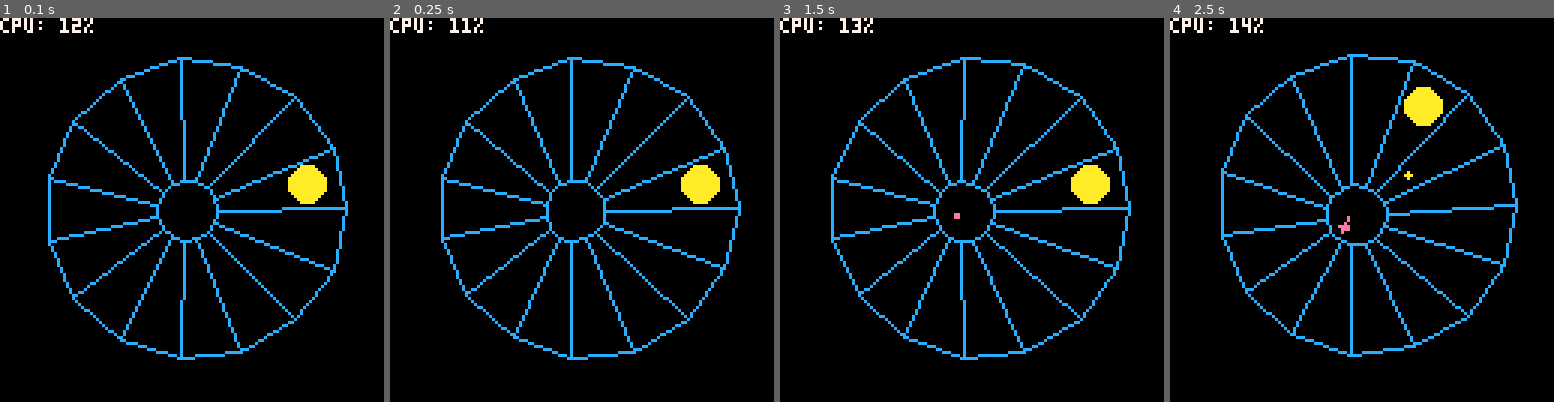
Above: before the commit, frames 1-4 (left to right).
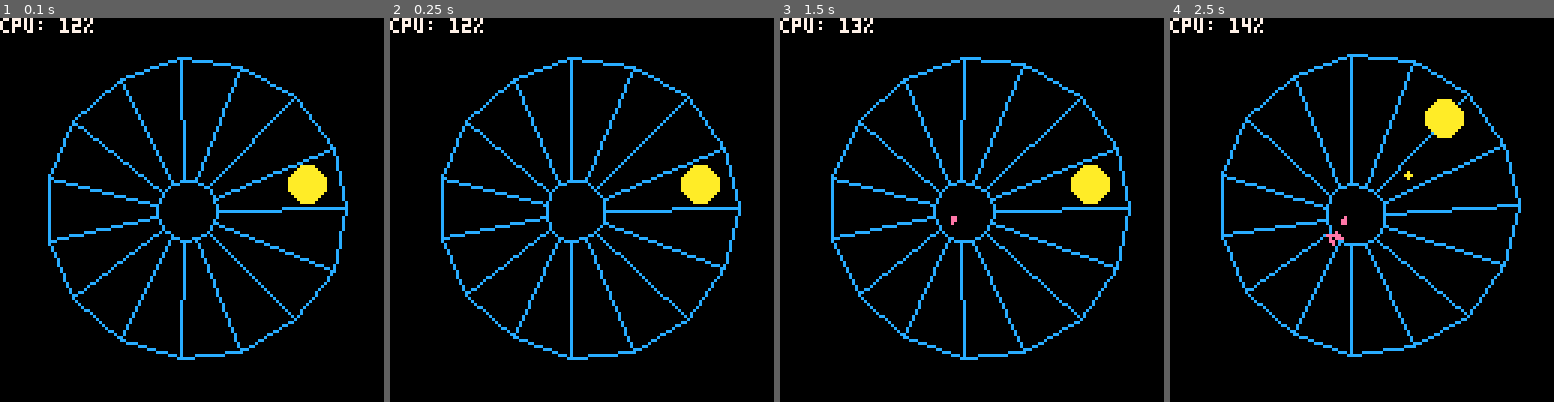
Above: after the commit, the same moments.

Repository: tesselode/web-pilot
Game: PICO-8 cartridge t1k.p8
The game is run twice, just before and just after one commit, with the same random seed, the same clock (stepped at 60 frames per second) and the same inputs.
Inputs:
- Up to frame 1 (0.1 s): no input
- Up to frame 2 (0.25 s): no input
- Up to frame 3 (1.5 s): tap O (Z key) at 0.7 s
- Up to frame 4 (2.5 s): hold Right 1.6-2.1 s; tap O (Z key) at 1.7, 2.1 s; hold Right from 2.47 s (still down)

Frame 1 is identical in both runs. In frame 2, less than 0.1% of the frame differs, in the area x 18-22%, y 0-4%; in frame 3, less than 0.1%; in frame 4, 2.9%, in the area x 13-92%, y 10-87%.

Commit message:
shot collision

Diff:
--- a/t1k.p8
+++ b/t1k.p8
@@ -201,16 +201,16 @@
 function class.player:new(web, entities, position)
 	self.web = web
 	self.entities = entities
-	self.position = position
+	self.target_position = position
+	self.position = self.target_position
 	self.z = 1
 	self.reload_timer = 0
-	self.x, self.y = self.web:get_position(self.position)
 end
 
 function class.player:update()
-	if btnp(0) then self.position -= 1 end
-	if btnp(1) then self.position += 1 end
-	self.x, self.y = self.web:get_position(self.position)
+	if btnp(0) then self.target_position -= 1 end
+	if btnp(1) then self.target_position += 1 end
+	self.position += (self.target_position - self.position) * .33
 
 	self.reload_timer -= 1
 	if self.reload_timer <= 0 and btn(4) then
@@ -229,7 +229,6 @@
 	self.web = web
 	self.position = position
 	self.z = z
-	self.x, self.y = self.web:get_position(self.position)
 end
 
 function class.player_bullet:update()
@@ -237,7 +236,10 @@
 	if self.z <= self.web.min_z then
 		self.dead = true
 	end
-	self.x, self.y = self.web:get_position(self.position)
+end
+
+function class.player_bullet:collide(other)
+	if other:is(class.flipper) then self.dead = true end
 end
 
 function class.player_bullet:draw(p3d)
@@ -250,16 +252,18 @@
 	self.web = web
 	self.position = position
 	self.z = z
-	self.x, self.y = self.web:get_position(self.position)
 	self.r = 0
 end
 
 function class.flipper:update()
 	if self.z < 1 then
-		self.z += .0015
+		self.z += .003
 	end
 	self.r += .001
-	self.x, self.y = self.web:get_position(self.position)
+end
+
+function class.flipper:collide(other)
+	if other:is(class.player_bullet) then self.dead = true end
 end
 
 function class.flipper:draw(p3d)
@@ -293,6 +297,22 @@
 	end
 	for entity in all(self.entities) do
 		entity:update()
+		entity.x, entity.y = self.web:get_position(entity.position)
+	end
+	for i = 1, #self.entities - 1 do
+		local entity = self.entities[i]
+		for j = i + 1, #self.entities do
+			local other = self.entities[j]
+			local colliding = abs(other.x - entity.x) < 8
+						  and abs(other.y - entity.y) < 8
+						  and abs(other.z - entity.z) < .1
+			if colliding then
+				if entity.collide then entity:collide(other) end
+				if other.collide then other:collide(entity) end
+			end
+		end
+	end
+	for entity in all(self.entities) do
 		if entity.dead then del(self.entities, entity) end
 	end
 
